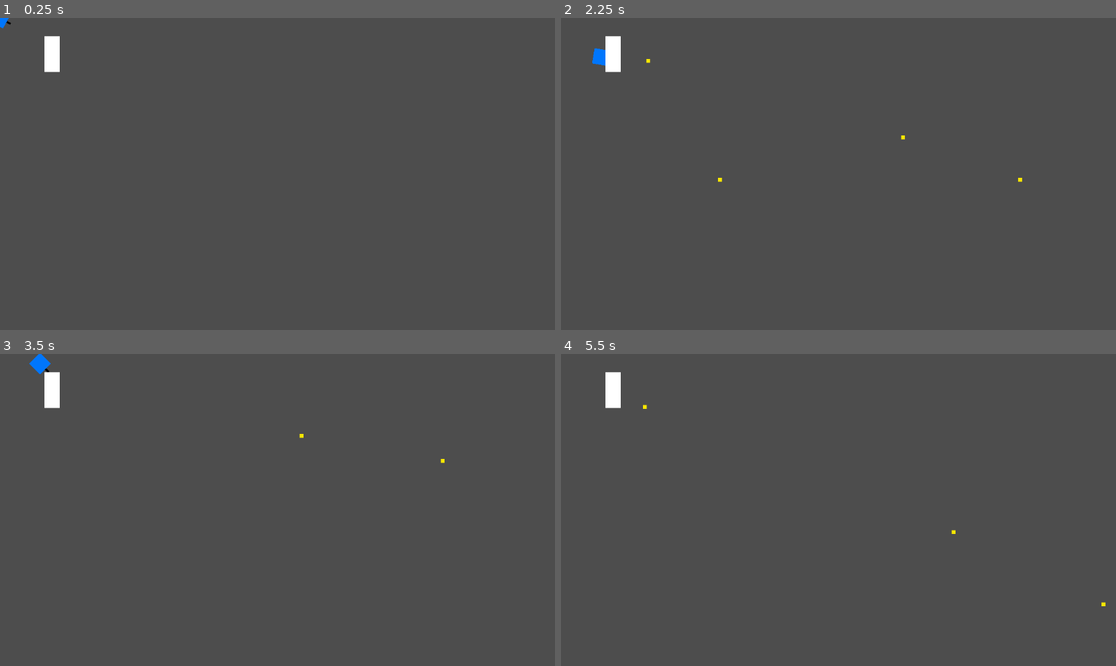
Above: before the commit, frames 1-4 (two rows, left to right).
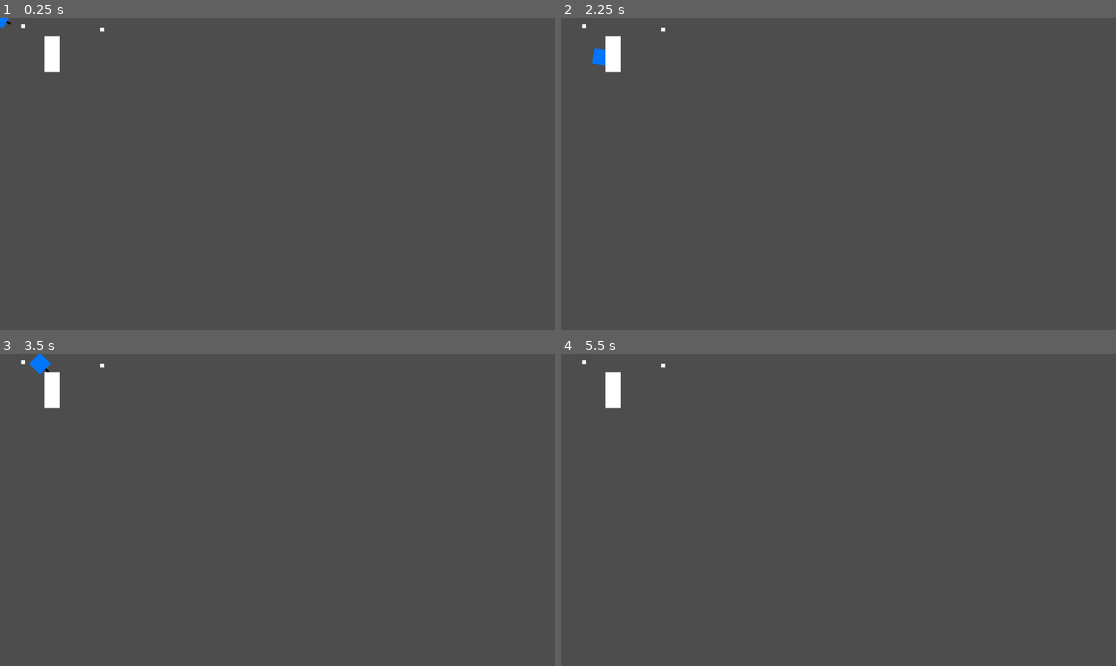
Above: after the commit, the same moments.

Repository: rledford/drone-commander-2025
Game: Godot game, scene res://main.tscn
Two runs of this game, one before a commit and one after it. Both use one fixed random seed, a clock stepped at 60 frames per second and the inputs below.
Inputs (mouse positions are in pixels of both pictures, inside the frame that each line leads up to):
- Up to frame 1 (0.25 s): no input
- Up to frame 2 (2.25 s): tap Enter at 0.5 s; move the mouse to (960, 158) at 0.52 s; press the mouse at (960, 158) at 0.53 s; hold D (move_right) 0.53-1.28 s; move the mouse to (727, 189) at 1.27 s; release the mouse at (727, 189) at 1.28 s; hold S (move_down) 1.28-2.03 s; tap E (interact) at 1.35 s; click (727, 189) at 1.55 s; move the mouse to (894, 105) at 2.02 s; press the mouse at (894, 105) at 2.03 s; hold D (move_right) from 2.03 s (still down)
- Up to frame 3 (3.5 s): move the mouse to (249, 572) at 2.77 s; release D (move_right) at 2.78 s; release the mouse at (249, 572) at 2.78 s; hold W (move_up) from 2.78 s (still down); click (249, 572) at 2.85 s
- Up to frame 4 (5.5 s): move the mouse to (1005, 556) at 3.52 s; release W (move_up) at 3.53 s; press the mouse at (1005, 556) at 3.53 s; hold A (move_left) 3.53-5.03 s; tap E (interact) at 3.6 s; move the mouse to (672, 463) at 4.27 s; release the mouse at (672, 463) at 4.28 s; click (672, 463) at 4.35 s; tap Space at 5 s; move the mouse to (866, 510) at 5.02 s; press the mouse at (866, 510) at 5.03 s; hold S (move_down) from 5.03 s (still down)

The runs differ from the first frame. In frame 1, less than 0.1% of the frame differs, in the area x 3-19%, y 2-5%; in frame 2, less than 0.1%, in the area x 3-84%, y 2-53%; in frame 3, less than 0.1%; in frame 4, less than 0.1%.
Error after the commit: Invalid call. Nonexistent function 'next_node' in base 'Node (pool_component.gd)'. (res://actors/player/player.gd:34)

Commit message:
chore: WIP PoolManager

Diff:
--- a/actors/player/player.gd
+++ b/actors/player/player.gd
@@ -31,7 +31,7 @@
 
 	var dir = self.global_position.direction_to(get_global_mouse_position())
 
-	game_manager.get_bullet().init(
+	game_manager.bullet_pool.next_node().init(
 		Vector2(position),
 		dir,
 		bullet_speed,
--- /dev/null
+++ b/actors/scrap/scrap.gd
@@ -0,0 +1,11 @@
+extends Node2D
+
+@onready var collectible: CollectibleComponent = $CollectibleComponent
+
+func _ready() -> void:
+	collectible.collected.connect(_on_collected)
+
+
+func _on_collected(by: Node, item_id: String, amount: int) -> void:
+	print("collected ", item_id, " x", amount, " by ", by.name)
+	queue_free()
--- /dev/null
+++ b/actors/scrap/scrap.tscn
@@ -0,0 +1,25 @@
+[gd_scene load_steps=4 format=3 uid="uid://ckj8myqtxuoiq"]
+
+[ext_resource type="PackedScene" uid="uid://wo7mck2jr02p" path="res://components/collectible_component/collectible_component.tscn" id="1_1v02r"]
+[ext_resource type="Script" uid="uid://qe3yx00o5gft" path="res://actors/scrap/scrap.gd" id="1_glojv"]
+
+[sub_resource type="CircleShape2D" id="CircleShape2D_glojv"]
+radius = 4.0
+
+[node name="Scrap" type="Node2D"]
+script = ExtResource("1_glojv")
+
+[node name="ColorRect" type="ColorRect" parent="."]
+offset_left = -4.0
+offset_top = -4.0
+offset_right = 4.0
+offset_bottom = 4.0
+
+[node name="CollectibleArea" type="Area2D" parent="."]
+
+[node name="CollisionShape2D" type="CollisionShape2D" parent="CollectibleArea"]
+shape = SubResource("CircleShape2D_glojv")
+
+[node name="CollectibleComponent" parent="." node_paths=PackedStringArray("area") instance=ExtResource("1_1v02r")]
+item_id = &"scrap"
+area = NodePath("../CollectibleArea")
--- a/actors/workbench/workbench.tscn
+++ b/actors/workbench/workbench.tscn
@@ -1,10 +1,13 @@
-[gd_scene load_steps=4 format=3 uid="uid://bmrpgxq4n2bvx"]
+[gd_scene load_steps=5 format=3 uid="uid://bmrpgxq4n2bvx"]
 
 [ext_resource type="Script" uid="uid://6gyynrm170d3" path="res://actors/workbench/workbench.gd" id="1_6wh3t"]
 [ext_resource type="PackedScene" uid="uid://bi6nojwai0jqo" path="res://components/interactable_component/interactable_component.tscn" id="1_b2xr7"]
 
 [sub_resource type="RectangleShape2D" id="RectangleShape2D_b2xr7"]
 size = Vector2(30, 72)
+
+[sub_resource type="RectangleShape2D" id="RectangleShape2D_6wh3t"]
+size = Vector2(14, 48)
 
 [node name="Workbench" type="Node2D"]
 script = ExtResource("1_6wh3t")
@@ -20,6 +23,11 @@
 [node name="CollisionShape2D" type="CollisionShape2D" parent="StaticBody2D"]
 shape = SubResource("RectangleShape2D_b2xr7")
 
-[node name="InteractableComponent" parent="." instance=ExtResource("1_b2xr7")]
-position = Vector2(24, 0)
-area_height = 72.0
+[node name="InteractionArea" type="Area2D" parent="."]
+
+[node name="CollisionShape2D" type="CollisionShape2D" parent="InteractionArea"]
+position = Vector2(23, 0)
+shape = SubResource("RectangleShape2D_6wh3t")
+
+[node name="InteractableComponent" parent="." node_paths=PackedStringArray("area") instance=ExtResource("1_b2xr7")]
+area = NodePath("../InteractionArea")
--- /dev/null
+++ b/components/collectible_component/collectible_component.gd
@@ -0,0 +1,23 @@
+extends Node
+class_name CollectibleComponent
+
+signal collected(by: Node, item_id: String, amount: int)
+
+@export var item_id: StringName
+@export var amount: int = 1
+@export var area: Area2D
+
+
+func _ready() -> void:
+	if not area: return
+
+	area.body_entered.connect(_handle_body_entered)
+	area.body_exited.connect(_handle_body_exited)
+
+
+func _handle_body_entered(node: Node) -> void:
+	collected.emit(node, item_id, amount)
+
+
+func _handle_body_exited(_node: Node) -> void:
+	pass
--- /dev/null
+++ b/components/collectible_component/collectible_component.tscn
@@ -0,0 +1,6 @@
+[gd_scene load_steps=2 format=3 uid="uid://wo7mck2jr02p"]
+
+[ext_resource type="Script" uid="uid://21fh7v75n65u" path="res://components/collectible_component/collectible_component.gd" id="1_yc2t7"]
+
+[node name="CollectibleComponent" type="Node"]
+script = ExtResource("1_yc2t7")
--- a/components/interactable_component/interactable_component.gd
+++ b/components/interactable_component/interactable_component.gd
@@ -1,64 +1,32 @@
-@tool
-extends Node2D
+extends Node
 class_name InteractableComponent
-
-@onready var area: Area2D = $Area2D
-@onready var area_collider: CollisionShape2D = $Area2D/CollisionShape2D
-
-@export var area_width: float = 16.0:
-	set(value):
-		area_width = value
-		_update_area_shape()
-@export var area_height: float = 16.0:
-	set(value):
-		area_height = value
-		_update_area_shape()
-
-var _focused: bool = false
 
 signal focused
 signal unfocused
 signal interact
 
+@export var area: Area2D
+
+var _focused: bool = false
+
+
 func _ready() -> void:
+	if not area: return
+
 	area.body_entered.connect(_handle_body_entered)
 	area.body_exited.connect(_handle_body_exited)
-	_update_area_shape()
-
 
 
 func _process(_delta: float) -> void:
-	if Engine.is_editor_hint():
-		_update_area_shape()
-		return
-
 	if Input.is_action_just_pressed("interact") and _focused:
 		interact.emit()
 
 
-func _handle_body_entered(body: Node2D) -> void:
+func _handle_body_entered(_body: Node2D) -> void:
 	focused.emit()
 	_focused = true
 
 
-func _handle_body_exited(body: Node2D) -> void:
+func _handle_body_exited(_body: Node2D) -> void:
 	unfocused.emit()
 	_focused = false
-
-
-func _set_area_width(value: float) -> void:
-	var size = (area_collider.shape as RectangleShape2D).size
-	(area_collider.shape as RectangleShape2D).size = Vector2(value, size.y)
-	area_width = value
-
-
-func _set_area_height(value: float) -> void:
-	var size = (area_collider.shape as RectangleShape2D).size
-	(area_collider.shape as RectangleShape2D).size = Vector2(size.x, value)
-	area_height = value
-
-
-func _update_area_shape() -> void:
-	if not area_collider: return
-
-	(area_collider.shape as RectangleShape2D).size = Vector2(area_width, area_height)
--- a/components/interactable_component/interactable_component.tscn
+++ b/components/interactable_component/interactable_component.tscn
@@ -1,14 +1,6 @@
-[gd_scene load_steps=3 format=3 uid="uid://bi6nojwai0jqo"]
+[gd_scene load_steps=2 format=3 uid="uid://bi6nojwai0jqo"]
 
 [ext_resource type="Script" uid="uid://x2v08ffyup5a" path="res://components/interactable_component/interactable_component.gd" id="1_me3il"]
 
-[sub_resource type="RectangleShape2D" id="RectangleShape2D_5pheu"]
-size = Vector2(16, 16)
-
 [node name="InteractableComponent" type="Node2D"]
 script = ExtResource("1_me3il")
-
-[node name="Area2D" type="Area2D" parent="."]
-
-[node name="CollisionShape2D" type="CollisionShape2D" parent="Area2D"]
-shape = SubResource("RectangleShape2D_5pheu")
--- /dev/null
+++ b/components/pool_component/pool_component.gd
@@ -0,0 +1,43 @@
+extends Node
+
+@export var _entity: PackedScene
+@export var _size: int = 1
+
+var _pool: Array[Node] = []
+
+func init(entity: PackedScene, size: int = 1) -> void:
+	_entity = entity
+	_size = size
+
+func _ready() -> void:
+	for i in _size:
+		_pool.append(_entity.instantiate())
+
+func acquire() -> Node:
+	if _pool.is_empty():
+		var new_entity = _entity.instantiate()
+		add_child(new_entity)
+
+		return new_entity
+	else:
+		var entity: Node = _pool.pop_back()
+		_activate(entity)
+
+		return entity
+
+
+func release(node: Node) -> void:
+	_deactivate(node)
+	_pool.append(node)
+
+
+func _activate(node: Node2D):
+	node.set_process(true)
+	node.set_physics_process(true)
+	node.visible = true
+
+
+func _deactivate(node: Node2D):
+	node.set_process(false)
+	node.set_physics_process(false)
+	node.visible = false
--- /dev/null
+++ b/components/pool_component/pool_component.tscn
@@ -0,0 +1,6 @@
+[gd_scene load_steps=2 format=3 uid="uid://xr5uduk3fqnb"]
+
+[ext_resource type="Script" uid="uid://ceoaei3qq7uxi" path="res://components/pool_component/pool_component.gd" id="1_ruvtv"]
+
+[node name="PoolComponent" type="Node"]
+script = ExtResource("1_ruvtv")
--- /dev/null
+++ b/generics/pool.gd
@@ -0,0 +1,25 @@
+extends RefCounted
+class_name Pool
+
+var scene: PackedScene
+var free: Array[Node] = []
+
+func _init(packed: PackedScene, prewarm: int = 0):
+	scene = packed
+	for i in prewarm:
+		free.append(scene.instantiate())
+
+
+func acquire() -> Node:
+	var node := free.pop_back() if not free.is_empty() else scene.instantiate() as Node
+	node.set_meta(&"pool", self)
+	return node
+
+
+func release(node: Node) -> void:
+	if not is_instance_valid(node):
+		return
+	var parent := node.get_parent()
+	if parent:
+		parent.remove_child(node)
+	free.push_back(node)
--- a/globals/event_bus.gd
+++ b/globals/event_bus.gd
@@ -1,4 +1,5 @@
 extends Node
 
 signal player_dead
-signal bullet_expired(bullet: Node2D)
+signal bullet_expired(bullet: Node)
+signal item_collected(by: Node, item_id: String, amount: int)
--- a/main.tscn
+++ b/main.tscn
@@ -1,13 +1,13 @@
-[gd_scene load_steps=4 format=3 uid="uid://b6q8wks4ev5mq"]
+[gd_scene load_steps=5 format=3 uid="uid://b6q8wks4ev5mq"]
 
-[ext_resource type="Script" uid="uid://shsbcvgc6nge" path="res://managers/game_manager.gd" id="1_ig7tw"]
+[ext_resource type="PackedScene" uid="uid://ixic0jq3dl22" path="res://managers/game_manager/game_manager.tscn" id="1_1bvp3"]
 [ext_resource type="PackedScene" uid="uid://by0qoac7eocyx" path="res://actors/player/player.tscn" id="2_0xm2m"]
 [ext_resource type="PackedScene" uid="uid://bmrpgxq4n2bvx" path="res://actors/workbench/workbench.tscn" id="3_h2yge"]
+[ext_resource type="PackedScene" uid="uid://ckj8myqtxuoiq" path="res://actors/scrap/scrap.tscn" id="4_1bvp3"]
 
 [node name="Main" type="Node2D"]
 
-[node name="GameManager" type="Node" parent="."]
-script = ExtResource("1_ig7tw")
+[node name="GameManager" parent="." instance=ExtResource("1_1bvp3")]
 
 [node name="World" type="Node2D" parent="."]
 
@@ -27,6 +27,12 @@
 
 [node name="Scrap" type="Node" parent="World"]
 
+[node name="Scrap" parent="World/Scrap" instance=ExtResource("4_1bvp3")]
+position = Vector2(212, 24)
+
+[node name="Scrap2" parent="World/Scrap" instance=ExtResource("4_1bvp3")]
+position = Vector2(48, 17)
+
 [node name="Base" type="Node" parent="World"]
 
 [node name="UI" type="CanvasLayer" parent="."]
--- a/managers/game_manager.gd
+++ /dev/null
@@ -1,46 +0,0 @@
-extends Node
-class_name GameManager
-
-const BulletScene = preload('res://actors/bullet/bullet.tscn')
-
-var _bullet_pool: Array[Bullet] = []
-var _bullet_pool_size: int = 10
-
-func _ready() -> void:
-	EventBus.bullet_expired.connect(return_bullet)
-
-	for i in _bullet_pool_size:
-		return_bullet(BulletScene.instantiate())
-
-
-func get_bullet() -> Bullet:
-	if _bullet_pool.is_empty():
-		var new_bullet = BulletScene.instantiate()
-		add_child(new_bullet)
-
-		return new_bullet
-	else:
-		var bullet: Bullet = _bullet_pool.pop_back()
-		_activate(bullet)
-
-		return bullet
-
-
-func return_bullet(bullet: Bullet) -> void:
-	_deactivate(bullet)
-	_bullet_pool.append(bullet)
-
-
-func _activate(node: Node2D):
-	node.set_process(true)
-	node.set_physics_process(true)
-	node.visible = true
-
-	if not node.get_parent():
-		add_child(node)
-
-
-func _deactivate(node: Node2D):
-	node.set_process(false)
-	node.set_physics_process(false)
-	node.visible = false
--- /dev/null
+++ b/managers/game_manager/game_manager.gd
@@ -0,0 +1,11 @@
+extends Node
+class_name GameManager
+
+@onready var bullet_pool: Node = $BulletPool
+
+func _ready() -> void:
+	EventBus.item_collected.connect(handle_item_collected)
+
+
+func handle_item_collected(by: Node, item_id: String, amount: int) -> void:
+	print("Item ", item_id, " x", amount, " collected by ", by.name)
--- /dev/null
+++ b/managers/game_manager/game_manager.tscn
@@ -0,0 +1,12 @@
+[gd_scene load_steps=4 format=3 uid="uid://ixic0jq3dl22"]
+
+[ext_resource type="Script" uid="uid://shsbcvgc6nge" path="res://managers/game_manager/game_manager.gd" id="1_atyjh"]
+[ext_resource type="PackedScene" uid="uid://xr5uduk3fqnb" path="res://components/pool_component/pool_component.tscn" id="2_n15wl"]
+[ext_resource type="PackedScene" uid="uid://bma1ooeaqmcr2" path="res://actors/bullet/bullet.tscn" id="3_j7rj3"]
+
+[node name="GameManager" type="Node"]
+script = ExtResource("1_atyjh")
+
+[node name="BulletPool" parent="." instance=ExtResource("2_n15wl")]
+_entity = ExtResource("3_j7rj3")
+_size = 10
--- /dev/null
+++ b/managers/pool_manager/pool_manager.gd
@@ -0,0 +1,23 @@
+extends Node
+class_name PoolManager
+
+var pools: Dictionary = {} # StringName -> Pool
+
+func register_pool(key: StringName, scene: PackedScene, prewarm: int = 0) -> void:
+	pools[key] = Pool.new(scene, prewarm)
+
+
+func get_pool(key: StringName) -> Pool:
+	return pools.get(key)
+
+
+func acquire(key: StringName) -> Node:
+	var p: Pool = pools.get(key)
+	assert(p != null, "Pool not registered: %s" % key)
+	return p.acquire()
+
+
+func release(node: Node) -> void:
+	var p: Pool = node.get_meta(&"pool", null)
+	if p:
+		p.release(node)
--- /dev/null
+++ b/managers/pool_manager/pool_manager.tscn
@@ -0,0 +1,6 @@
+[gd_scene load_steps=2 format=3 uid="uid://biqfrlv8afh32"]
+
+[ext_resource type="Script" uid="uid://t8v3lo2c0dnd" path="res://managers/pool_manager/pool_manager.gd" id="1_q7x55"]
+
+[node name="PoolManager" type="Node" groups=["pool_provider"]]
+script = ExtResource("1_q7x55")
Not shown, added: actors/scrap/scrap.gd.uid
Not shown, added: components/collectible_component/collectible_component.gd.uid
Not shown, added: components/pool_component/pool_component.gd.uid
Not shown, added: generics/pool.gd.uid
Renamed: managers/game_manager.gd.uid -> managers/game_manager/game_manager.gd.uid
Not shown, added: managers/pool_manager/pool_manager.gd.uid
